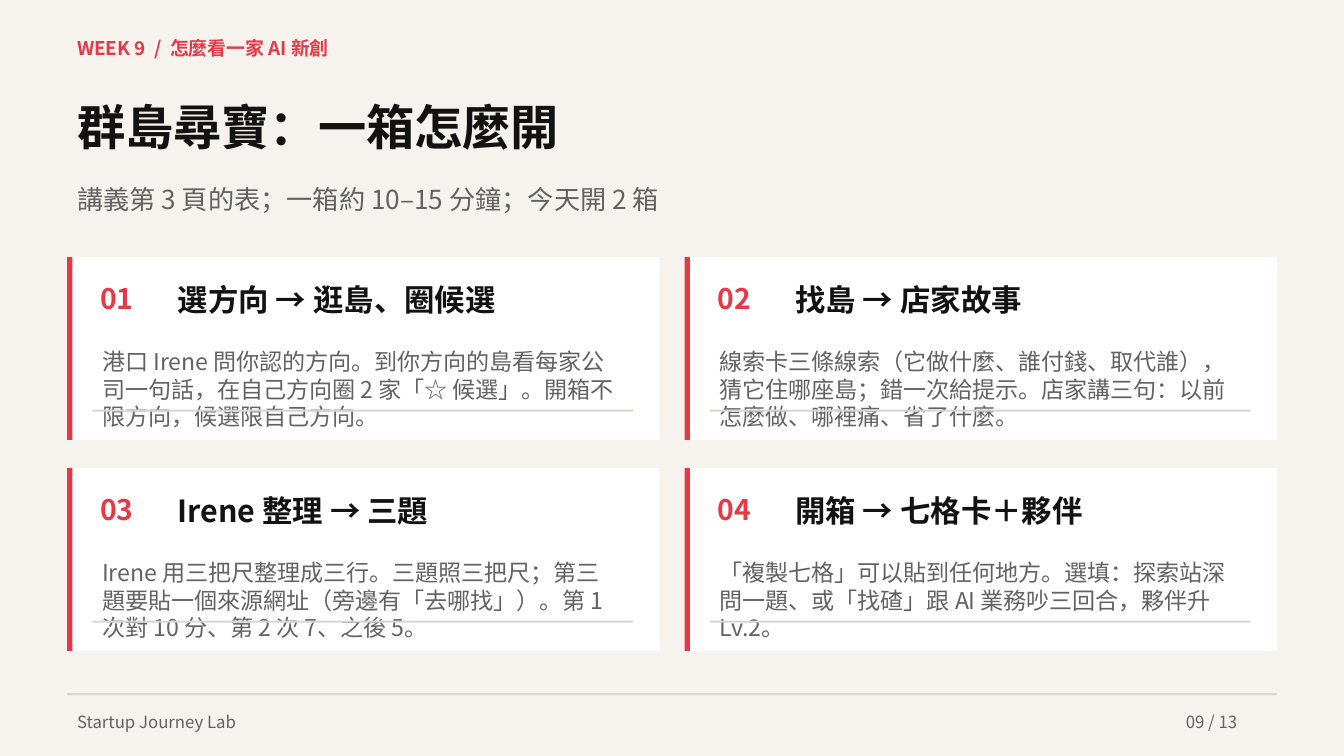
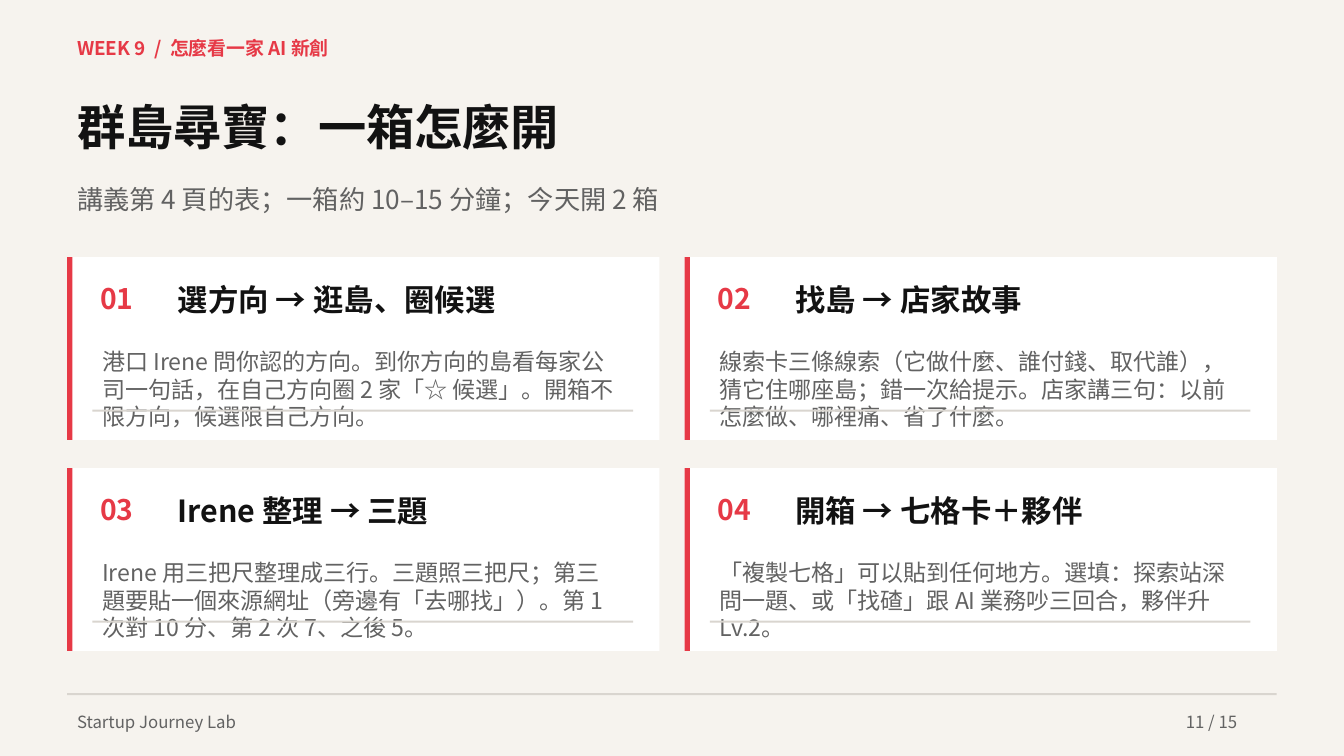
Before and after one commit to hpyuan1220/startup-journey-lab-app, a slide deck: slide 11 of materials/Week9_教學簡報.pptx (slide 9 before the commit). Drawn at 1344x756 pixels with LibreOffice and Linux fonts; fonts in the diff are those of the drawing. Boxes give left, top, right and bottom in pixels: in the first picture for what was removed or moved away, otherwise in the second. Text is boxed around its words. In the diff, an @@ line names an element or a change of style, - is before the commit and + after.

```diff
--- a/materials/Week9_教學簡報.pptx
+++ b/materials/Week9_教學簡報.pptx
@@ text at [77, 187, 659, 213]: text changed @@
-講義第 3 頁的表；一箱約 10–15 分鐘；今天開 2 箱
+講義第 4 頁的表；一箱約 10–15 分鐘；今天開 2 箱
@@ text at [1186, 715, 1238, 728]: text changed @@
-09 / 13
+11 / 15
```
Also in this commit, not shown: 12 other slides changed, 2 slides added, 14 other files.
